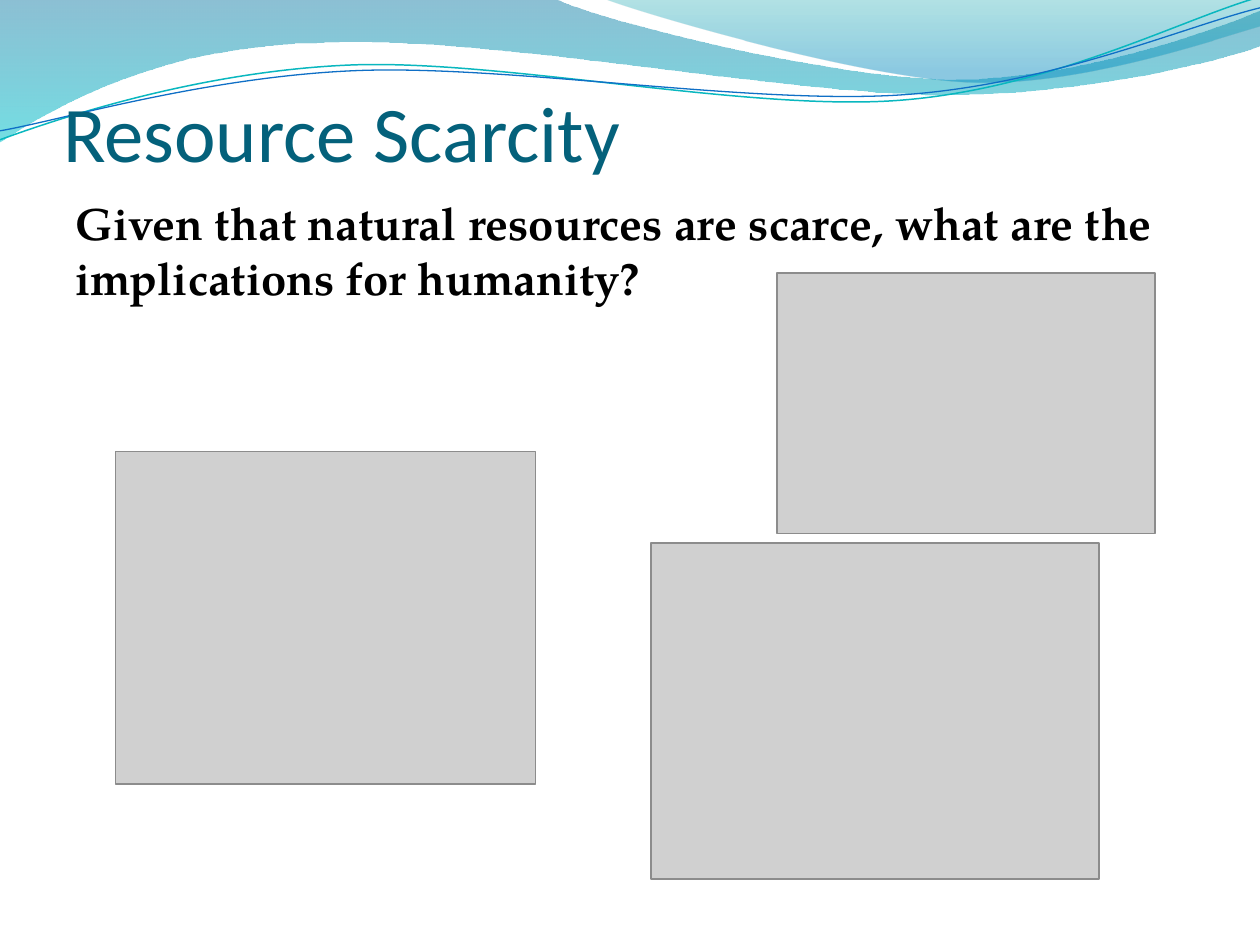
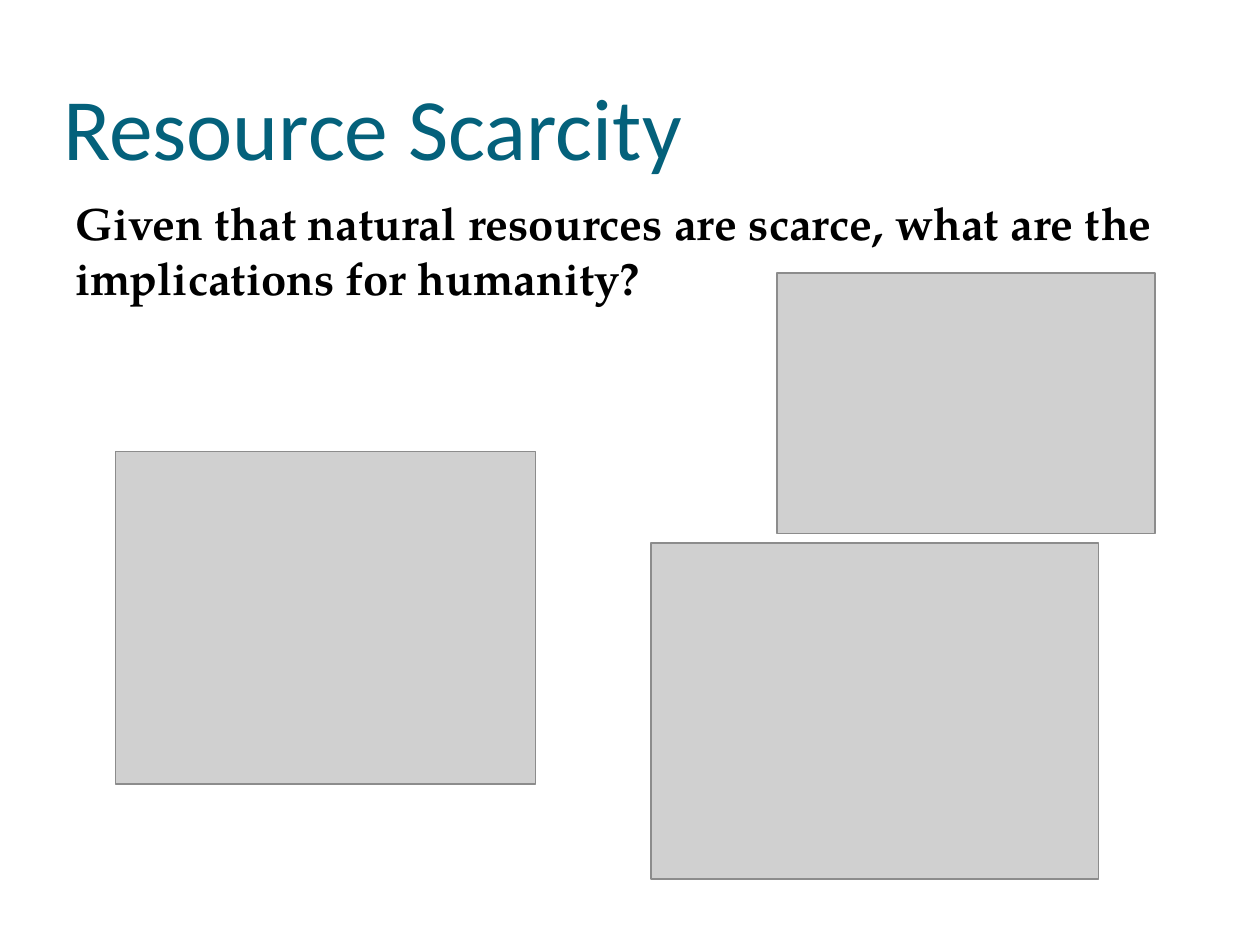
Before and after one commit to muff1nman/ClassNotes, a slide deck: slide 2 of Econ/PPT/S13_Lecture_25.pptx. Drawn at 1260x945 pixels with LibreOffice and Linux fonts; fonts in the diff are those of the drawing; grey boxes stand for pictures; background and template pictures are left out. Boxes give left, top, right and bottom in pixels: in the first picture for what was removed or moved away, otherwise in the second. Text is boxed around its words. In the diff, an @@ line names an element or a change of style, - is before the commit and + after.

```diff
--- a/Econ/PPT/S13_Lecture_25.pptx
+++ b/Econ/PPT/S13_Lecture_25.pptx
@@ freeform shape removed at bbox=[0, 0, 1260, 142] @@
@@ freeform shape removed at bbox=[0, 0, 1260, 147] @@
@@ freeform shape removed at bbox=[0, 8, 1260, 141] @@
@@ freeform shape removed at bbox=[604, 0, 1260, 87] @@
@@ text "Resource Scarcity" at bbox=[63, 100, 681, 174]: size 45 to 50 pt @@
```
Also in this commit, not shown: 15 other slides changed, 11 other files.
